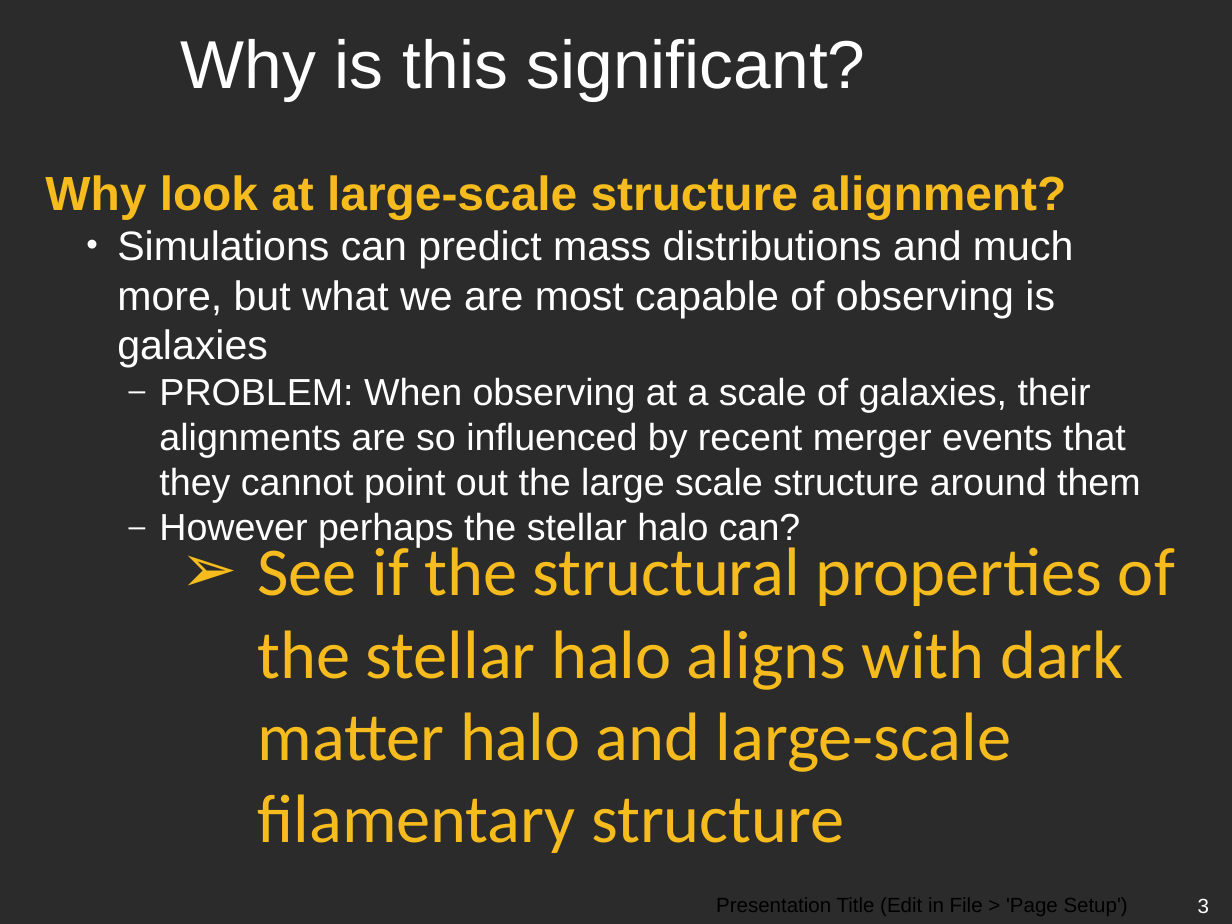
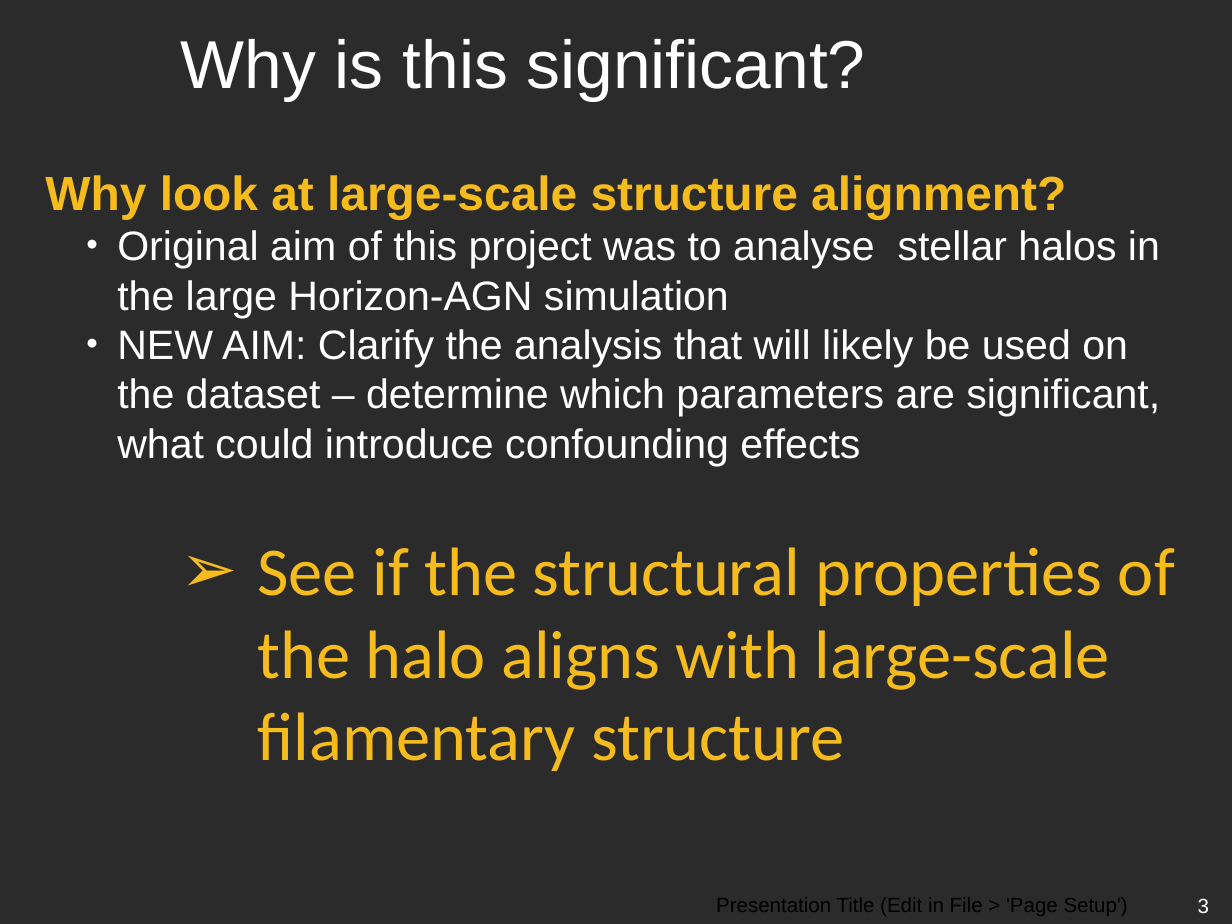
Before and after one commit to emilyhackett/icrar_report, a slide deck: slide 3 of ICRAR-Black-Powerpoint.pptx. Drawn at 1232x924 pixels with LibreOffice and Linux fonts; fonts in the diff are those of the drawing; background and template pictures are left out; a plain dark background stands for a picture behind light text. Boxes give left, top, right and bottom in pixels: in the first picture for what was removed or moved away, otherwise in the second. Text is boxed around its words. In the diff, an @@ line names an element or a change of style, - is before the commit and + after.

Commit message:
Added powerpoint presentation

```diff
--- a/ICRAR-Black-Powerpoint.pptx
+++ b/ICRAR-Black-Powerpoint.pptx
@@ text at bbox=[117, 230, 1160, 466]: text changed; size 22 to 24 pt @@
-    • Simulations can predict mass distributions and much more, but what we are most capable of observing is galaxies
-      – PROBLEM: When observing at a scale of galaxies, their alignments are so influenced by recent merger events that they cannot point out the large scale structure around them
-      – However perhaps the stellar halo can?
+    • Original aim of this project was to analyse stellar halos in the large Horizon-AGN simulation
+    • NEW AIM: Clarify the analysis that will likely be used on the dataset – determine which parameters are significant, what could introduce confounding effects
@@ text at bbox=[257, 547, 1175, 771]: text changed @@
-➢ See if the structural properties of the stellar halo aligns with dark matter halo and large-scale filamentary structure
+➢ See if the structural properties of the halo aligns with large-scale filamentary structure
```
Also in this commit, not shown: 4 other slides changed, 2 slides added.
